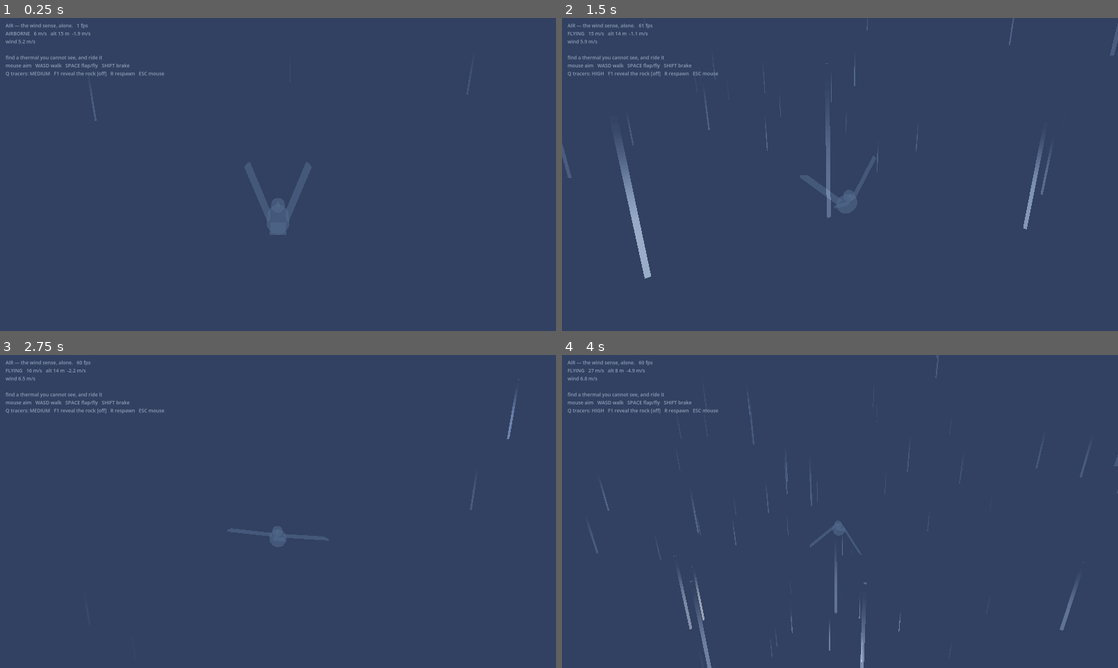
Above: before the commit, frames 1-4 (two rows, left to right).
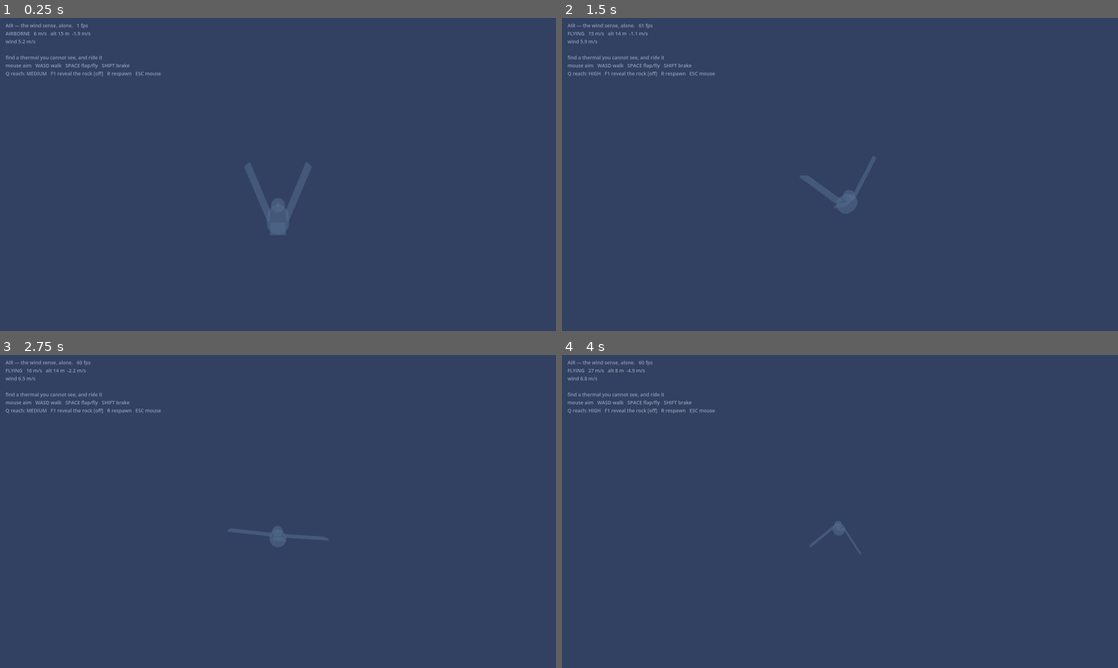
Above: after the commit, the same moments.

Repository: dfleetwood/air
Game: Godot game, scene res://air.tscn
Same seed, same stepped clock (60 frames per second), same inputs: the game is played once before the commit and once after it. This scene is started directly instead of the project's main scene.
Inputs (mouse positions are in pixels of both pictures, inside the frame that each line leads up to):
- Up to frame 1 (0.25 s): no input
- Up to frame 2 (1.5 s): tap Enter at 0.5 s; move the mouse to (867, 174) at 0.52 s; hold W (move_forward) from 0.53 s (still down); tap Q (quality) at 0.6 s; tap Space (flap) at 0.77, 0.8, 1.07, 1.35 s; move the mouse to (812, 174) at 1.27 s
- Up to frame 3 (2.75 s): keep holding W (move_forward); tap Space (flap) at 1.52, 1.82, 2.3 s; tap Q (quality) at 1.55, 2.1 s; move the mouse to (289, 505) at 2.02 s
- Up to frame 4 (4 s): keep holding W (move_forward); move the mouse to (834, 517) at 2.77 s; tap T at 2.85 s; tap Space (flap) at 3.02, 3.32, 3.77, 3.8 s; tap Q (quality) at 3.05 s; move the mouse to (878, 514) at 3.52 s; tap G at 3.6 s

The runs differ from the first frame. In frame 1, 0.2% of the frame differs, in the area x 2-30%, y 17-33%; in frame 2, 1.5%, in the area x 0-100%, y 0-84%; in frame 3, 0.2%; in frame 4, 1.1%.

Commit message:
Trying air

Diff:
--- a/air.gd
+++ b/air.gd
@@ -17,10 +17,10 @@
 
 const BirdScript := preload("res://bird.gd")
 
-# Filaments, not motes. A few thousand streaklines read as wind; twenty thousand
-# dots read as fog.
-const QUALITY := [200, 450, 900]
+# How thick the dye is allowed to be, and how far it reaches. Written for a 4060;
+# LOW is the HD 620 fallback and it does not look good, it just runs.
 const QUALITY_NAMES := ["LOW", "MEDIUM", "HIGH"]
+const FOG_LENGTH := [110.0, 190.0, 280.0]
 
 var bird: CharacterBody3D
 var particles: GPUParticles3D
@@ -59,6 +59,7 @@
 		_build_island(island)
 	_spawn_bird()
 	_build_air()
+	_apply_quality()
 	_build_hud()
 	_demo = OS.get_cmdline_user_args().has("demo")
 	if _demo:
@@ -75,7 +76,7 @@
 
 	if Input.is_action_just_pressed("quality"):
 		quality = (quality + 1) % 3
-		particles.amount = QUALITY[quality]
+		_apply_quality()
 	if Input.is_action_just_pressed("reveal"):
 		revealed = not revealed
 		for m in reveal_meshes:
@@ -193,10 +194,10 @@
 	# The medium is volumetric. It is not a surface, and it is not a line — it is
 	# a thickness of air between you and everything else.
 	env.volumetric_fog_enabled = true
-	env.volumetric_fog_density = 0.0
+	env.volumetric_fog_density = 0.0   # all density comes from the FogVolume
 	env.volumetric_fog_gi_inject = 0.0
-	env.volumetric_fog_length = 140.0
-	env.volumetric_fog_detail_spread = 1.5
+	env.volumetric_fog_length = 190.0
+	env.volumetric_fog_detail_spread = 0.8   # keep detail near the bird, not smeared
 	env.volumetric_fog_ambient_inject = 1.0
 	var we := WorldEnvironment.new()
 	we.environment = env
@@ -316,23 +317,14 @@
 	fog_mat.set_shader_parameter("thermal_p", tp)
 	fog_volume = FogVolume.new()
 	fog_volume.shape = RenderingServer.FOG_VOLUME_SHAPE_BOX
-	fog_volume.size = Vector3(260, 260, 260)
+	fog_volume.size = Vector3(380, 380, 380)
 	fog_volume.material = fog_mat
 	add_child(fog_volume)
 
-	particles = GPUParticles3D.new()
-	particles.process_material = air_mat
-	particles.amount = QUALITY[quality]
-	particles.lifetime = 6.0
-	particles.local_coords = false
-	particles.visibility_aabb = AABB(Vector3(-120, -120, -120), Vector3(240, 240, 240))
-	# The filament IS the trail. Each tracer drags a ribbon along the path it took
-	# through the field, so what you see is not where the air is — it is where the
-	# air has been going.
-	particles.trail_enabled = true
-	particles.trail_lifetime = 0.85   # long enough for an eddy to draw its own curl
-	particles.draw_pass_1 = _filament_mesh()
-	add_child(particles)
+	# NO TRACERS. Dots read as a starfield, filaments read as hair, and both read
+	# as a DIAGRAM of the wind rather than the wind. A fluid is a density, so the
+	# dye above is the whole percept. air.gdshader and air_draw.gdshader are kept
+	# only as a record of the two dead ends.
 
 
 func _filament_mesh() -> Mesh:
@@ -351,20 +343,14 @@
 	return tube
 
 
+func _apply_quality() -> void:
+	env.volumetric_fog_length = FOG_LENGTH[quality]
+
+
 func _update_air() -> void:
 	var p := bird.global_position
-	var w := prevailing()
 	fog_volume.global_position = p
-	fog_mat.set_shader_parameter("prevailing", w)
-
-	# The filaments survive, but only as a whisper on top of the smoke: a few
-	# streaklines to say which way the fluid is running. The dye does the rest.
-	particles.global_position = p
-	air_mat.set_shader_parameter("prevailing", w)
-	air_mat.set_shader_parameter("observer", p)
-	# The frame the air is perceived in. See air.gdshader: the bird's own velocity
-	# is subtracted out, so the medium shows its structure and not your speed.
-	air_mat.set_shader_parameter("carrier", bird.velocity)
+	fog_mat.set_shader_parameter("prevailing", prevailing())
 
 
 func _build_hud() -> void:
@@ -383,7 +369,7 @@
 	var vario := "  %+.1f m/s" % _climb
 	if _climb > 1.5:
 		vario += "   ^ LIFT"
-	hud.text = "AIR — the wind sense, alone.   %d fps\n%s   %.0f m/s   alt %.0f m%s\nwind %.1f m/s\n\nfind a thermal you cannot see, and ride it\nmouse aim   WASD walk   SPACE flap/fly   SHIFT brake\nQ tracers: %s   F1 reveal the rock [%s]   R respawn   ESC mouse" % [
+	hud.text = "AIR — the wind sense, alone.   %d fps\n%s   %.0f m/s   alt %.0f m%s\nwind %.1f m/s\n\nfind a thermal you cannot see, and ride it\nmouse aim   WASD walk   SPACE flap/fly   SHIFT brake\nQ reach: %s   F1 reveal the rock [%s]   R respawn   ESC mouse" % [
 		Engine.get_frames_per_second(),
 		bird.state_name(), bird.velocity.length(), bird.global_position.y, vario,
 		wind_strength,
--- a/air_fog.gdshader
+++ b/air_fog.gdshader
@@ -21,7 +21,7 @@
 uniform vec4 thermals[5];     // xyz = axis, w = radius
 uniform vec4 thermal_p[5];    // x = base, y = top, z = power
 uniform vec3 prevailing;
-uniform float haze = 0.16;
+uniform float haze = 0.007;
 
 const float SQUASH_UP = 0.32;
 const float SQUASH_DOWN = 1.35;
@@ -106,11 +106,10 @@
 	vec3 p = WORLD_POSITION;
 	float d = scene_sdf(p);
 
-	// Rock is a clean hole in the smoke. Air cannot be there, so no dye is.
-	if (d < 0.0) {
-		DENSITY = 0.0;
-		return;
-	}
+	// Rock is a clean hole in the smoke: air cannot be there, so no dye is. This
+	// has to be a MASK and not an early return — `return` is illegal inside a fog
+	// processor, and Godot will fail the compile silently and render you nothing.
+	float air = step(0.0, d);
 
 	vec3 n = scene_grad(p);
 	float surf = 1.0 - smoothstep(0.0, BOUNDARY, d);   // 1 against the rock
@@ -132,22 +131,27 @@
 	// of just sitting in space. This is the cheap stand-in for a solver, and at
 	// these scales the eye cannot tell the difference.
 	vec3 warped = p - flow * TIME * 0.55;
-	float dye = fbm(warped * 0.030);
-	dye = dye * dye * 1.5;
+	// Wispy, not woolly. Sharpening the noise keeps the clear air CLEAR, so that
+	// the structures have somewhere to be seen against. A uniform haze integrated
+	// over two hundred metres is just a grey wall.
+	float dye = fbm(warped * 0.085);
+	dye = pow(clamp(dye, 0.0, 1.0), 2.6) * 2.6;
 
 	// Torn and shredded in a wake; smooth in clean air.
-	float torn = fbm(warped * 0.11 + TIME * 0.25) * lee;
+	float torn = pow(clamp(fbm(warped * 0.22 + TIME * 0.25), 0.0, 1.0), 2.0) * lee;
 
-	float rising = smoothstep(0.6, 4.5, lift);
+	float rising = smoothstep(0.8, 4.5, lift);
 
 	// Thick where it MEANS something: in lift, in a wake, and in the dead still
 	// air that clings to rock — which is the only reason the ground is visible.
-	float dens = haze * (0.55 + dye)
-		+ 1.40 * rising * (0.5 + dye)
-		+ 0.90 * torn
-		+ 1.80 * surf * surf * (0.6 + 0.4 * dye);
+	// These are per-metre extinctions and they integrate over the whole view, so
+	// they have to stay SMALL or the world drowns in milk.
+	float dens = haze * (0.35 + dye)
+		+ 0.055 * rising * (0.6 + dye)
+		+ 0.030 * torn
+		+ 0.075 * surf * surf * (0.6 + 0.4 * dye);
 
-	DENSITY = dens;
+	DENSITY = dens * air;
 
 	vec3 cool = vec3(0.34, 0.45, 0.62);
 	vec3 warm = vec3(1.00, 0.66, 0.32);
@@ -159,7 +163,7 @@
 	// The air is self-luminous. There is no sun here — no sun is PERCEIVED here —
 	// so the medium has to carry its own light, and what it lights up is what it
 	// is doing. Lift glows warm, because it IS warm; that is why it is rising.
-	EMISSION = warm * rising * 2.6
-		+ hush * surf * surf * 0.55
-		+ cool * (0.10 + 0.25 * torn);
+	EMISSION = warm * rising * 1.1
+		+ hush * surf * surf * 0.22
+		+ cool * (0.035 + 0.10 * torn);
 }
--- a/project.godot
+++ b/project.godot
@@ -19,12 +19,13 @@
 
 [rendering]
 
-; The froxel grid the volumetric fog marches. The defaults are desktop-tuned and
-; are exactly what took the HD 620 to 7 fps. The air is a soft, smoky thing —
-; it does not need a fine grid, and it looks no worse on a coarse one.
-environment/volumetric_fog/volume_size=48
-environment/volumetric_fog/volume_depth=96
-environment/volumetric_fog/use_filter=0
+; The froxel grid the volumetric fog marches. Written for an RTX 4060, which eats
+; this comfortably — the air is the entire game here, so it gets the budget. On
+; the HD 620 dev laptop, drop these to 48 / 96 / filter off and expect to crawl.
+environment/volumetric_fog/volume_size=112
+environment/volumetric_fog/volume_depth=192
+environment/volumetric_fog/use_filter=1
+anti_aliasing/quality/msaa_3d=2
 
 [shader_globals]
 
Not shown, changed: umwelt_design.md
